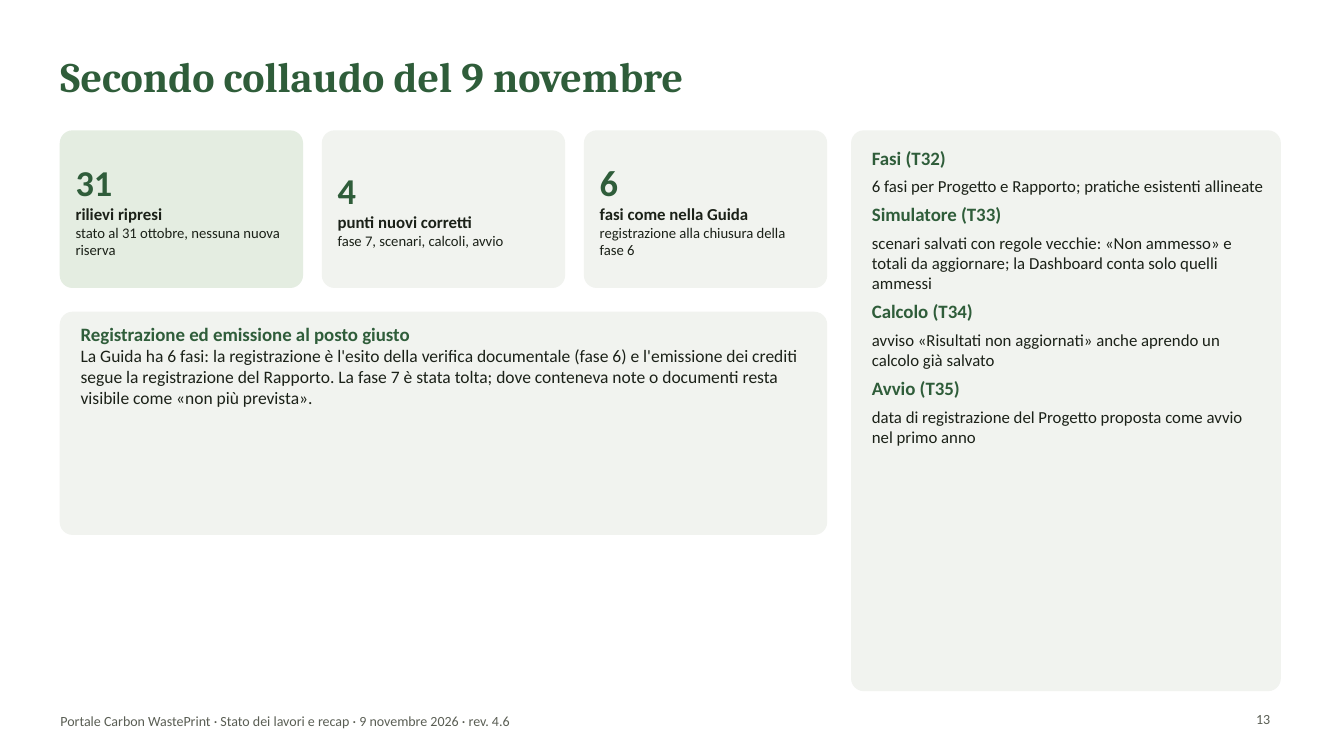
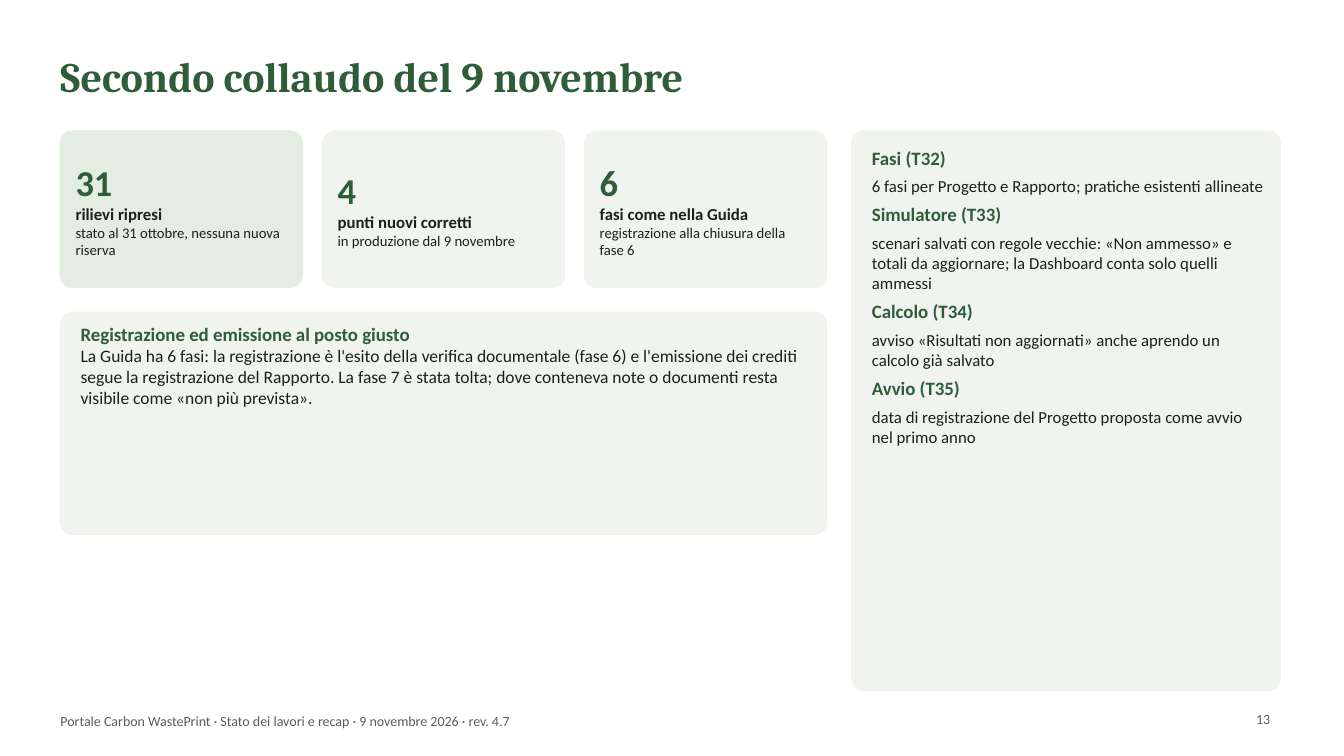
Before and after one commit to lucamorettioperate/portale-cwp, a slide deck: slide 13 of public/documentazione/Presentazione_Portale_CWP.pptx. Drawn at 1344x756 pixels with LibreOffice and Linux fonts; fonts in the diff are those of the drawing; background and template pictures are left out. Boxes give left, top, right and bottom in pixels: in the first picture for what was removed or moved away, otherwise in the second. Text is boxed around its words. In the diff, an @@ line names an element or a change of style, - is before the commit and + after.

```diff
--- a/public/documentazione/Presentazione_Portale_CWP.pptx
+++ b/public/documentazione/Presentazione_Portale_CWP.pptx
@@ text at (x1=338, y1=235, x2=516, y2=249): text changed @@
-fase 7, scenari, calcoli, avvio
+in produzione dal 9 novembre
@@ text at (x1=60, y1=716, x2=510, y2=729): text changed @@
-Portale Carbon WastePrint · Stato dei lavori e recap · 9 novembre 2026 · rev. 4.6
+Portale Carbon WastePrint · Stato dei lavori e recap · 9 novembre 2026 · rev. 4.7
```
Also in this commit, not shown: 18 other slides changed, 9 other files.
